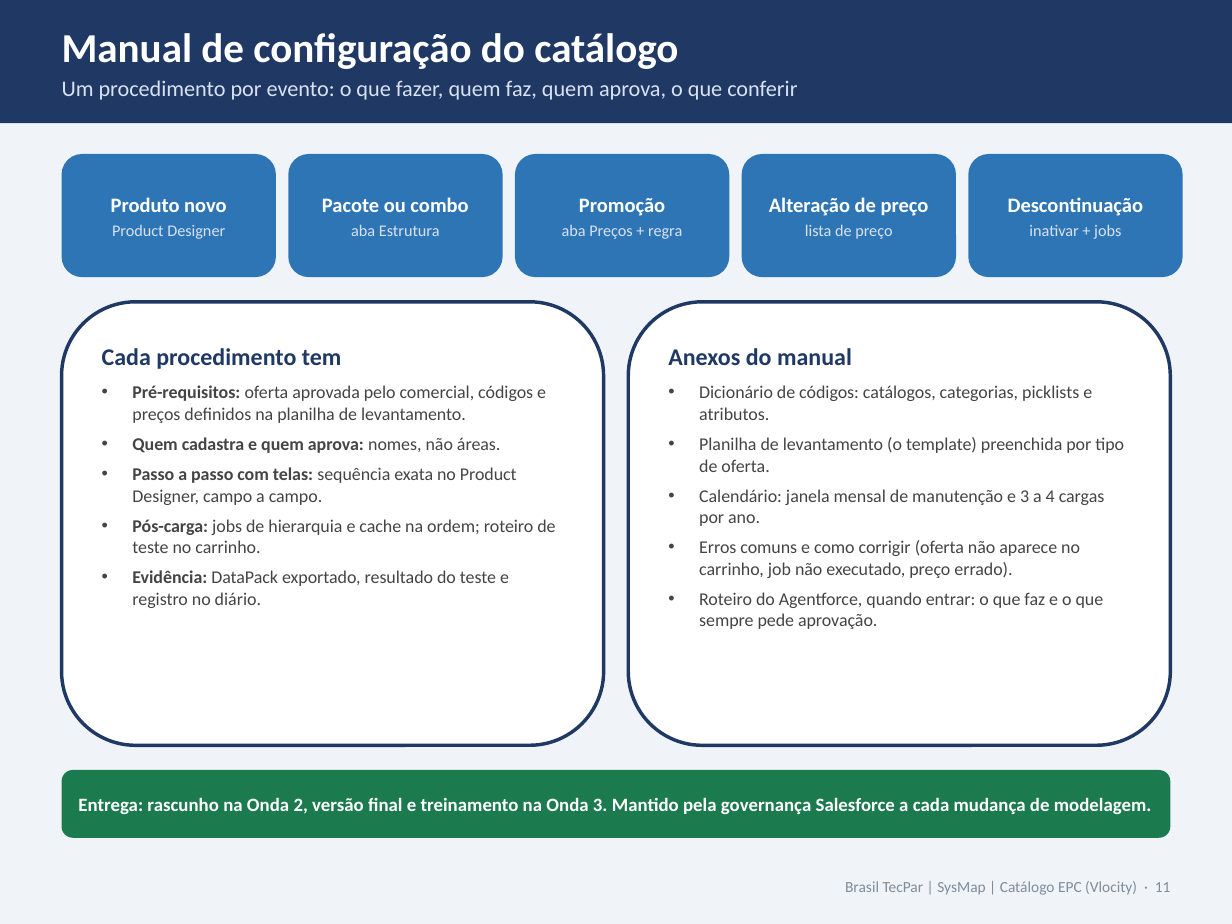
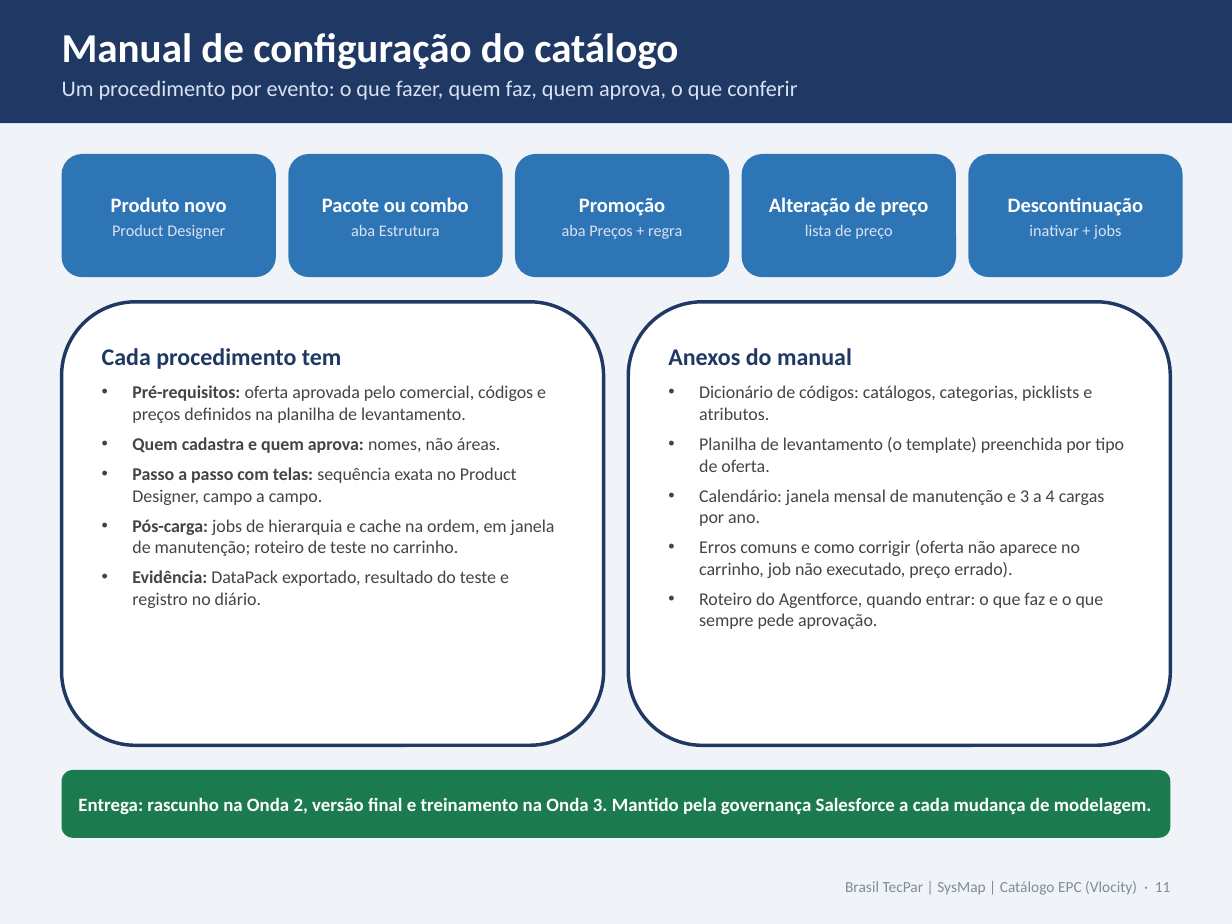
Before and after one commit to Dbelt337/diario-implantacao, a slide deck: slide 11 of docs/deck-catalogo/Catalogo_Carga_e_Manutencao_v2_Rota_Padrao.pptx. Drawn at 1232x924 pixels with LibreOffice and Linux fonts; fonts in the diff are those of the drawing. Boxes give left, top, right and bottom in pixels: in the first picture for what was removed or moved away, otherwise in the second. Text is boxed around its words. In the diff, an @@ line names an element or a change of style, - is before the commit and + after.

```diff
--- a/docs/deck-catalogo/Catalogo_Carga_e_Manutencao_v2_Rota_Padrao.pptx
+++ b/docs/deck-catalogo/Catalogo_Carga_e_Manutencao_v2_Rota_Padrao.pptx
@@ text in rounded rectangle at <box>132,519,555,556</box>: text changed @@
-• Pós-carga: jobs de hierarquia e cache na ordem; roteiro de teste no carrinho.
+• Pós-carga: jobs de hierarquia e cache na ordem, em janela de manutenção; roteiro de teste no carrinho.
```
Also in this commit, not shown: 2 other slides changed, 2 other files.
